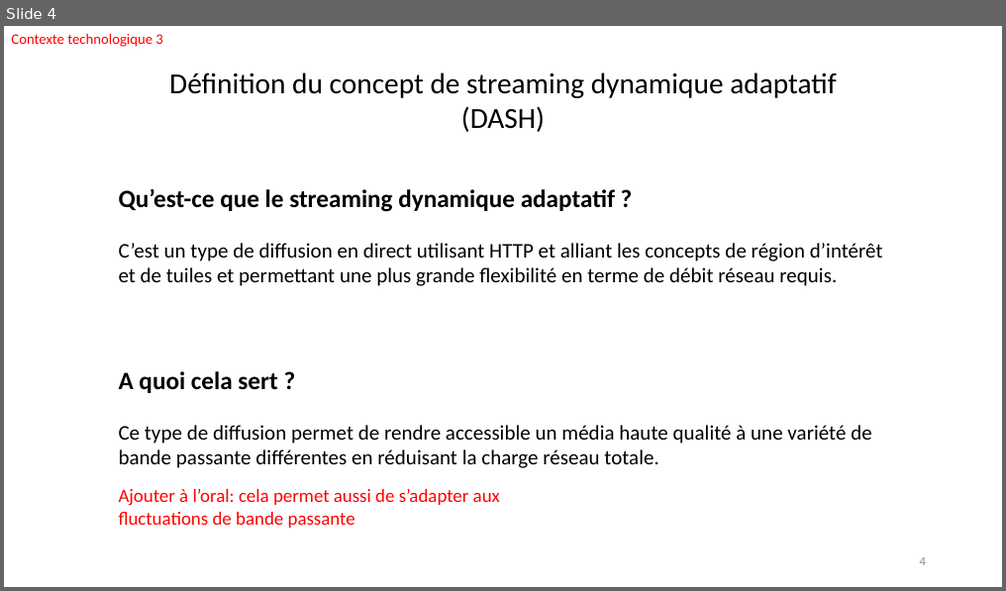
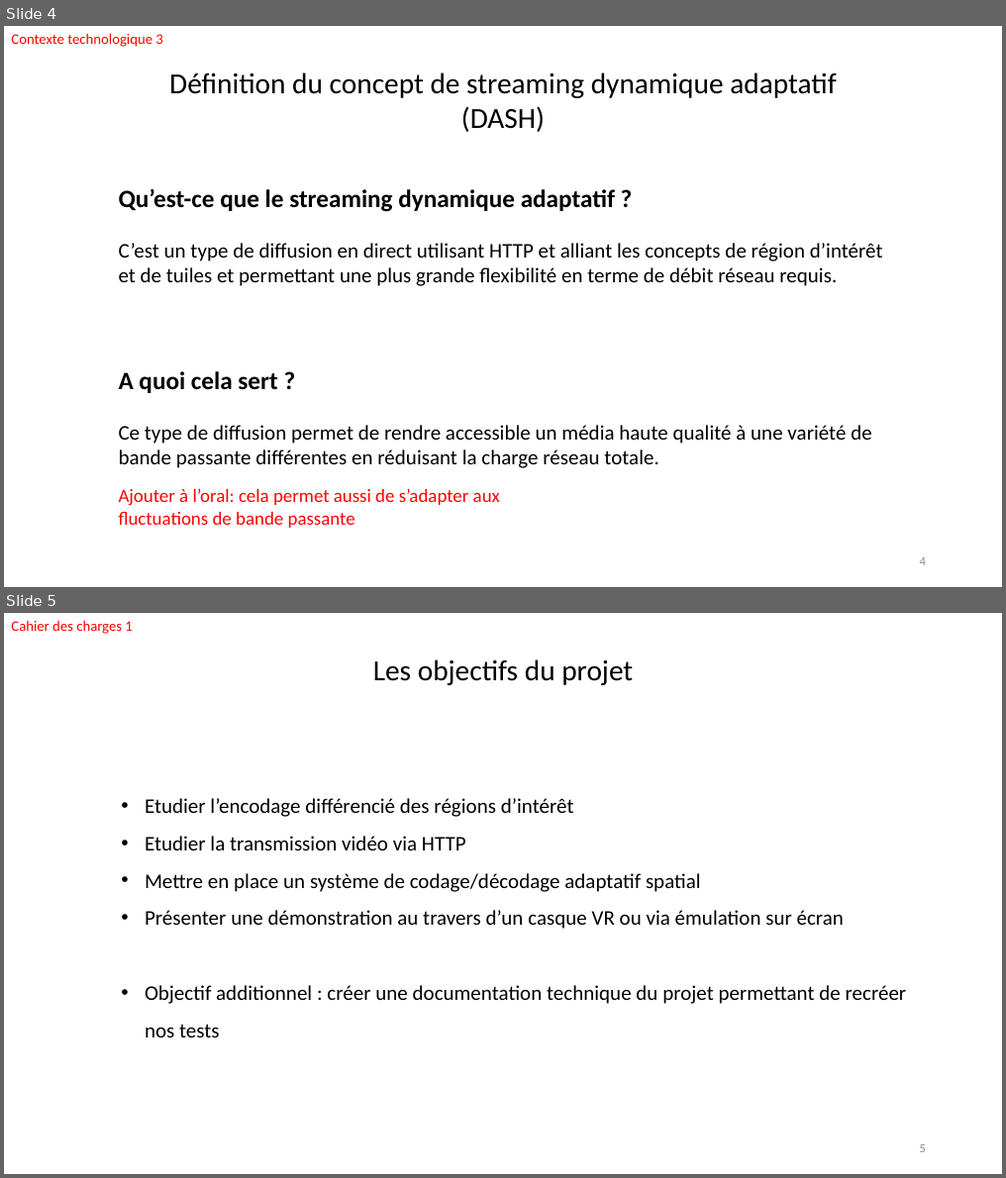
Before and after one commit to FabienMnsn/PRES2, a slide deck: Slides/PRES2019-Projet14-OlivierFourmaux-ROIStreamingImapct-soutenance.pptx. Shown one above the other, each under a label of ours: slide 4 before the commit, slides 4 and 5 after it. The pictures are 1006x591 and 1006x1178 pixels, drawn with LibreOffice and Linux fonts; fonts in the diff are those of the drawing. Boxes give left, top, right and bottom in pixels: in the first picture for what was removed or moved away, otherwise in the second. Text is boxed around its words. In the diff, an @@ line names an element or a change of style, - is before the commit and + after.

```diff
--- a/Slides/PRES2019-Projet14-OlivierFourmaux-ROIStreamingImapct-soutenance.pptx
+++ b/Slides/PRES2019-Projet14-OlivierFourmaux-ROIStreamingImapct-soutenance.pptx
@@ slide 5 added at (x1=4, y1=613, x2=1002, y2=1174), background #FFFFFF @@
@@ text added at (x1=11, y1=620, x2=132, y2=634), 14 pt, text #FF0000 @@
+Cahier des charges 1
@@ text added at (x1=373, y1=660, x2=633, y2=685), 28 pt, text #000000 @@
+Les objectifs du projet
@@ text added at (x1=145, y1=798, x2=907, y2=1038), 20 pt, text #000000 @@
+• Etudier l’encodage différencié des régions d’intérêt
+• Etudier la transmission vidéo via HTTP
+• Mettre en place un système de codage/décodage adaptatif spatial
+• Présenter une démonstration au travers d’un casque VR ou via émulation sur écran
+• Objectif additionnel : créer une documentation technique du projet permettant de recréer nos tests
@@ page number added at (x1=920, y1=1145, x2=926, y2=1153), 12 pt, text #8C8C8C @@
+5
```
Also in this commit, not shown: 4 slides changed, 4 other slides added, 3 slides removed, 4 other files.
